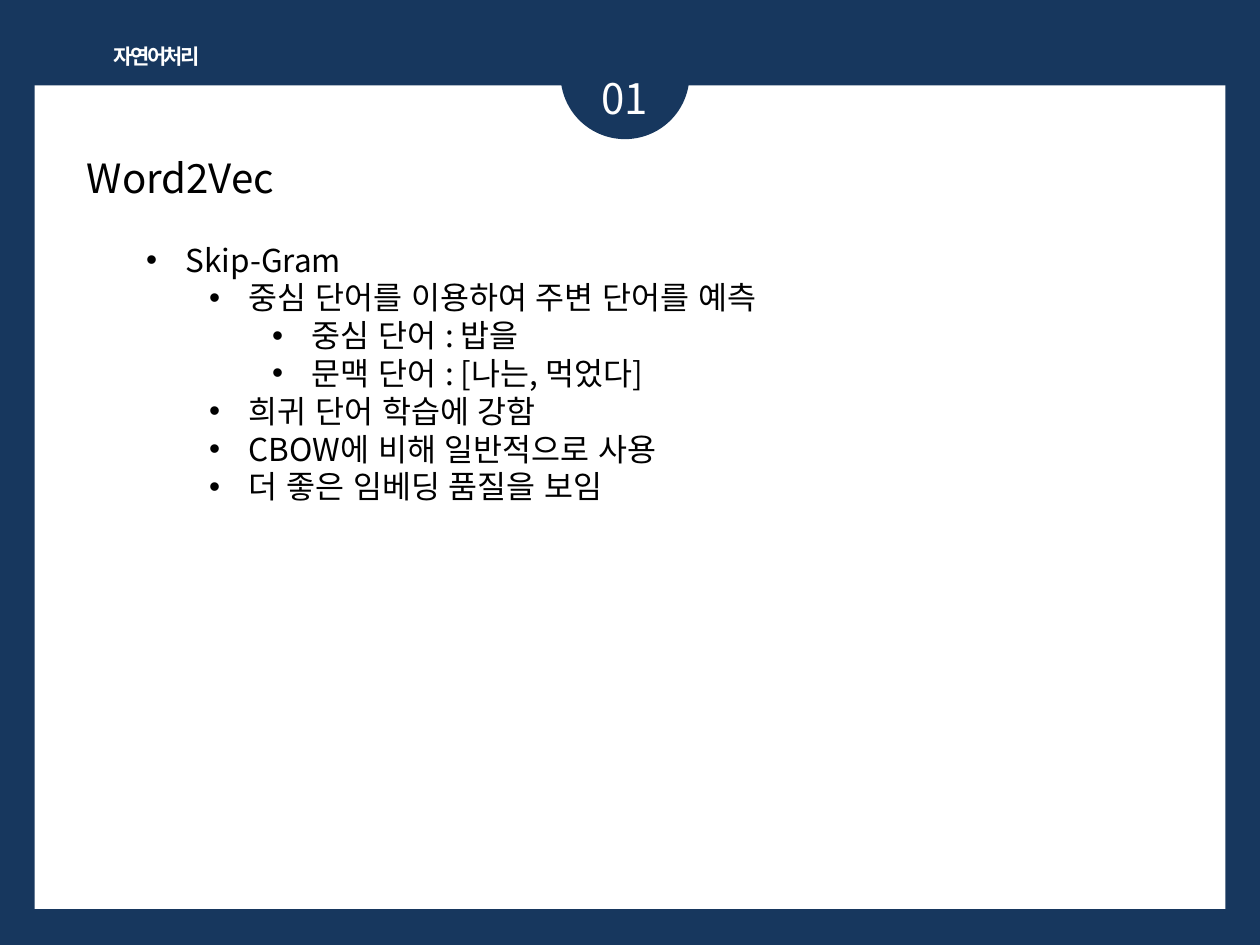
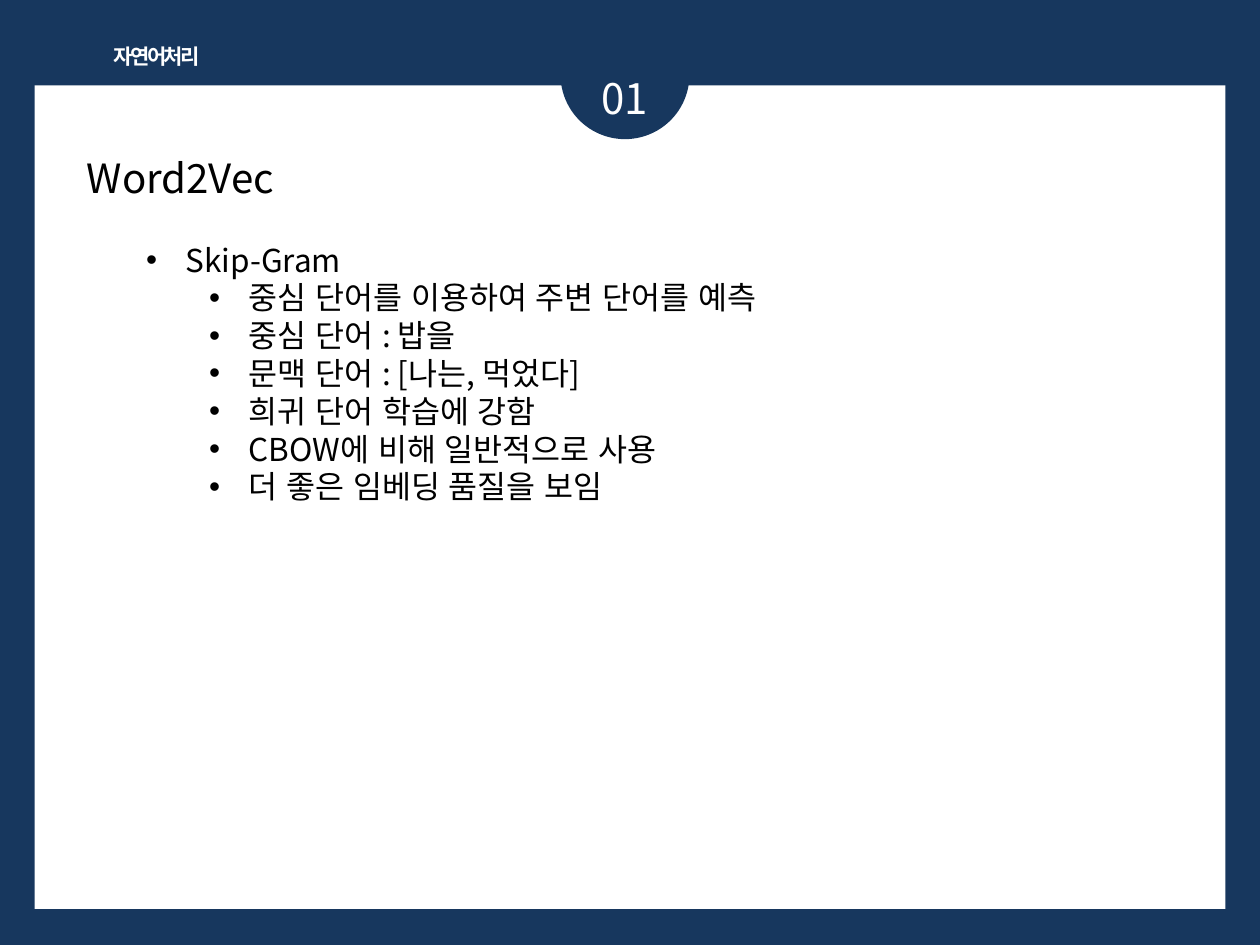
Before and after one commit to 1124apm/Multicam_2025, a slide deck: slide 5 of ppt/자연어_임베딩.pptx. Drawn at 1260x945 pixels with LibreOffice and Linux fonts; fonts in the diff are those of the drawing. Boxes give left, top, right and bottom in pixels: in the first picture for what was removed or moved away, otherwise in the second. Text is boxed around its words. In the diff, an @@ line names an element or a change of style, - is before the commit and + after.

```diff
--- a/ppt/자연어_임베딩.pptx
+++ b/ppt/자연어_임베딩.pptx
@@ text at (249, 321, 580, 391): list level 3 to 2 in "중심 단어 : 밥을"; list level 3 to 2 in "문맥 단어 : [나는, 먹었다]" @@
```
Also in this commit, not shown: 4 other slides changed, 10 slides added, 53 other files.
